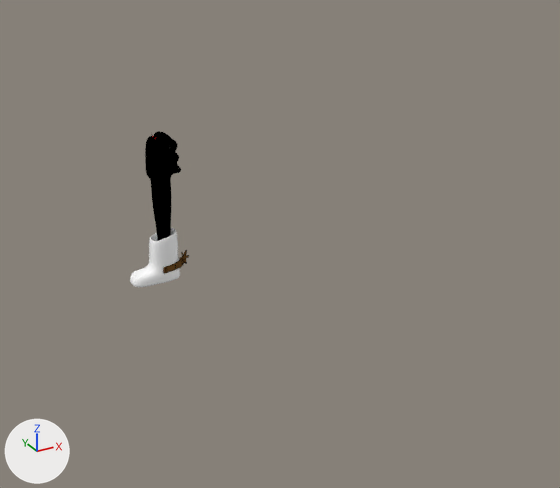
The Blender file Assets/Blender/characters/snakeboot/snakeboot.blend, before and after one commit.
Before and after are seen from a 50 mm lens placed at (-9.3, -26.5, 11.8), pointed at (6.4, 2.1, -2.5). Arrows for +X, +Y and +Z are at lower left; the lights stay in place. Mesh edges are drawn as thin lines on the coarser meshes.
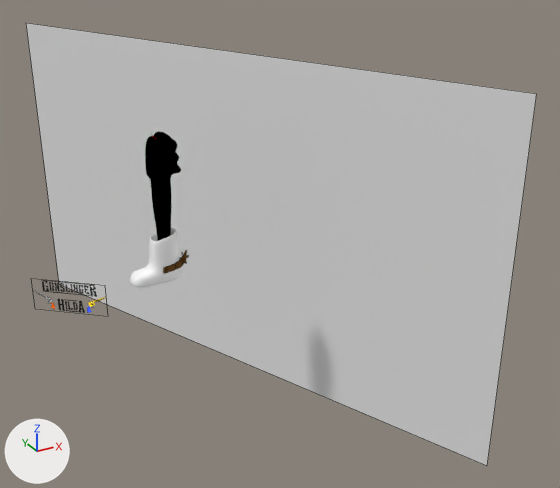
The change, as JSON lines over the scene's bpy script:
```json
{"op": "add", "block": "img_gunslingerhildatitle_png", "code": ["img_gunslingerhildatitle_png = load_image('GunslingerHildaTitle.png', '../../../Images/GunslingerHildaTitle.png', 2282, 1000, 'sRGB')"]}
{"op": "add", "block": "mat_gunslingerhildatitle", "code": ["mat_gunslingerhildatitle = bpy.data.materials.new('GunslingerHildaTitle')", "# uses the picture img_gunslingerhildatitle_png"]}
{"op": "add", "block": "mat_terrainbackground", "code": ["mat_terrainbackground = principled_material('terrainbackground')", "mat_terrainbackground.base_color = (0.8, 0.8, 0.8)  # white #e7e7e7"]}
{"op": "add", "block": "me_gunslingerhildatitle", "code": ["me_gunslingerhildatitle = bpy.data.meshes.new('GunslingerHildaTitle')", "me_gunslingerhildatitle.from_pydata(...)  # 4 vertices, 1 face; spans x -1.14..1.14, y -0.5..0.5, z 0.0", "me_gunslingerhildatitle.materials.append(mat_gunslingerhildatitle)"]}
{"op": "add", "block": "me_terrainbackground", "code": ["me_terrainbackground = bpy.data.meshes.new('terrainbackground')", "me_terrainbackground.from_pydata([(-0.89, -0.5, 0.0), (0.89, -0.5, 0.0), (-0.89, 0.5, 0.0), (0.89, 0.5, 0.0)], [], [(0, 1, 3, 2)])", "me_terrainbackground.materials.append(mat_terrainbackground)  # its picture is missing"]}
{"op": "add", "block": "ob_gunslingerhildatitle", "code": ["ob_gunslingerhildatitle = bpy.data.objects.new('GunslingerHildaTitle', me_gunslingerhildatitle)", "ob_gunslingerhildatitle.parent = ob_empty_003", "ob_gunslingerhildatitle.location = (-3.401, 0.768, -2.087)", "ob_gunslingerhildatitle.rotation_euler = (1.571, 0.0, -0.699)  # degrees (90, 0, -40)", "ob_gunslingerhildatitle.scale = (1.33, 1.33, 1.33)"]}
{"op": "add", "block": "ob_empty_003", "code": ["ob_empty_003 = bpy.data.objects.new('Empty.003', None)", "ob_empty_003.location = (-0.153, 0.0, 0.0)"]}
{"op": "add", "block": "ob_terrainbackground", "code": ["ob_terrainbackground = bpy.data.objects.new('terrainbackground', me_terrainbackground)", "ob_terrainbackground.parent = ob_empty_003", "ob_terrainbackground.location = (5.08, 4.441, -1.663)", "ob_terrainbackground.rotation_euler = (1.571, 0.0, -1.153)  # degrees (90, 0, -66)", "ob_terrainbackground.scale = (15.4, 15.4, 15.4)"]}
```

Location of each change, (x1, y1, x2, y2) in pixels of the pictures (560 x 488 px):
```json
{"object": "terrainbackground", "change": "added", "after": [26, 23, 537, 466]}
{"object": "GunslingerHildaTitle", "change": "added", "after": [33, 280, 106, 313]}
```
